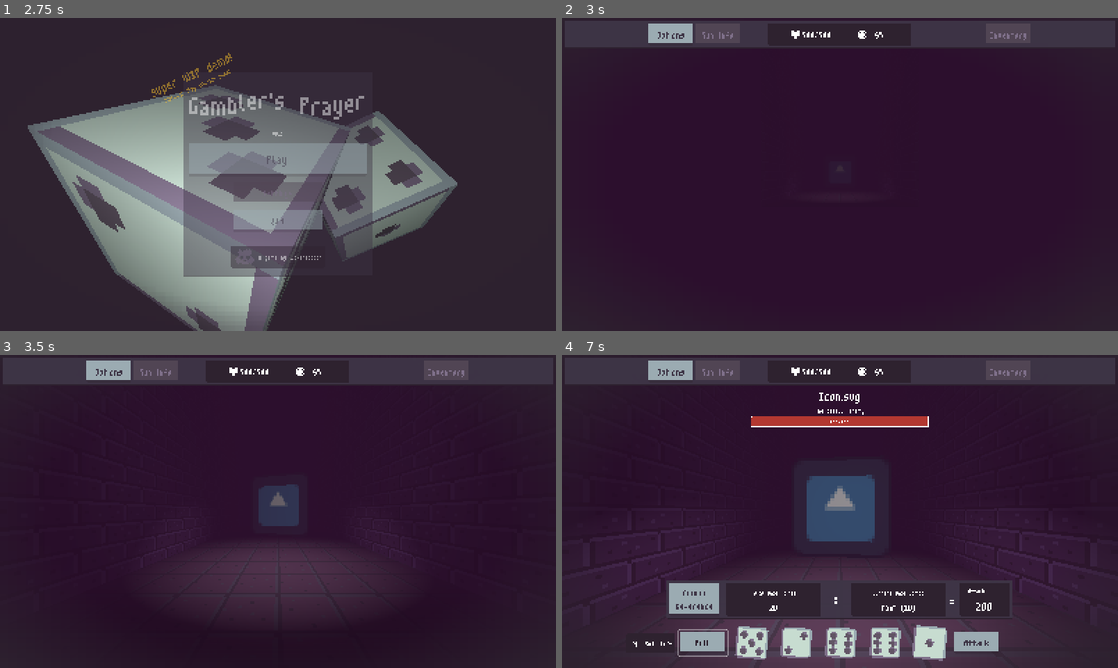
Above: before the commit, frames 1-4 (two rows, left to right).
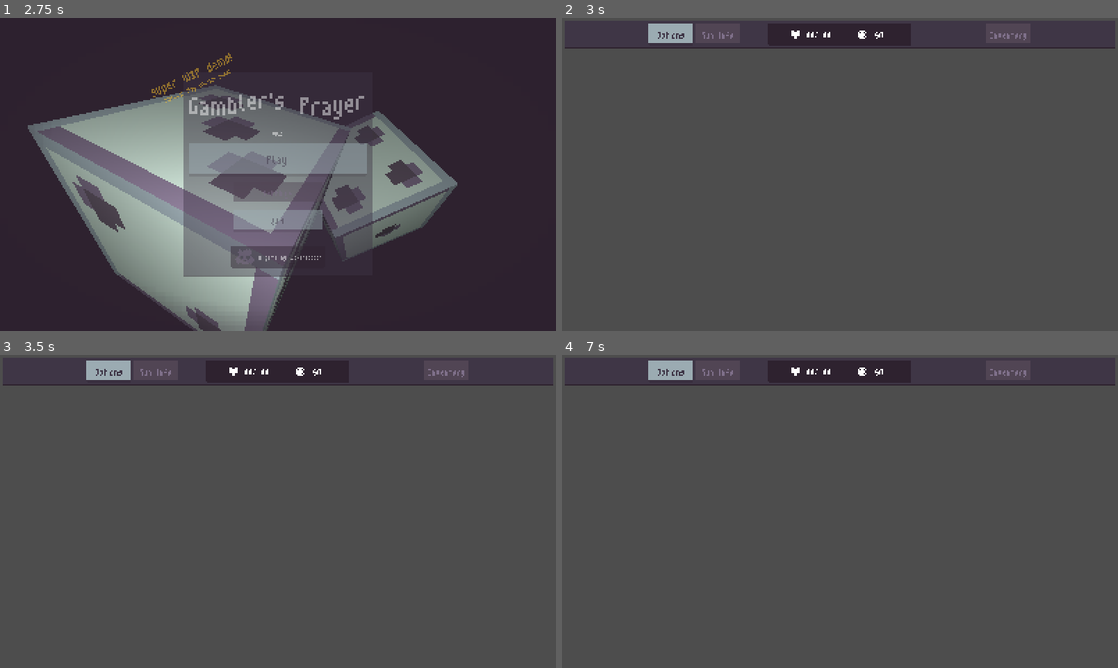
Above: after the commit, the same moments.

Repository: wokeraccoon/DiceGame
Game: Godot game, scene res://scenes/main.tscn
Same seed, same stepped clock (60 frames per second), same inputs: the game is played once before the commit and once after it. The engine's default icon, where the game draws it, is replaced by a stand-in: a white triangle on a blue panel in a dark square.
Inputs:
- Up to frame 1 (2.75 s): hold D (turn_right) 0.53-1.28 s; hold Down (ui_down) 1.28-2.03 s; hold D (turn_right) from 2.03 s (still down)
- Up to frame 2 (3 s): release D (turn_right) at 2.75 s; click "Play" at 2.75 s
- Up to frame 3 (3.5 s): no input
- Up to frame 4 (7 s): hold Up (ui_up) 3.53-4.28 s; hold A (turn_left) 4.28-5.78 s; hold Down (ui_down) 5.78-6.53 s; hold D (turn_right) from 6.53 s (still down)

Frame 1 is identical in both runs. In frame 2, 91% of the frame differs, in the area x 0-100%, y 0-100%; in frame 3, 91%; in frame 4, 87%.
Error in both runs: Cannot call method 'get_device_name' on a null value. (res://scenes/debug/debug_stats_panel.gd:14)

Commit message:
moved some files around

Diff:
--- a/gui_assets/floating_text/floating_text.tscn
+++ b/gui_assets/floating_text/floating_text.tscn
@@ -1,6 +1,6 @@
 [gd_scene load_steps=5 format=3 uid="uid://b2xw70v77e08q"]
 
-[ext_resource type="Script" uid="uid://3suvl5kwnhr8" path="res://floating_text.gd" id="1_mr7ss"]
+[ext_resource type="Script" uid="uid://3suvl5kwnhr8" path="res://gui_assets/floating_text/floating_text.gd" id="1_mr7ss"]
 
 [sub_resource type="Animation" id="Animation_mr7ss"]
 resource_name = "DEFAULT"
--- a/scenes/game/dice_calculator/dice_calculator.tscn
+++ /dev/null
@@ -1,6 +0,0 @@
-[gd_scene load_steps=2 format=3 uid="uid://b2rt1670ts75n"]
-
-[ext_resource type="Script" uid="uid://ch7cb4jryjj43" path="res://scenes/game/dice_calculator/dice_calculator.gd" id="1_6cn3r"]
-
-[node name="DiceCalculator" type="Node"]
-script = ExtResource("1_6cn3r")
--- a/scenes/game/enemy_manager/enemy_manager.tscn
+++ /dev/null
@@ -1,6 +0,0 @@
-[gd_scene load_steps=2 format=3 uid="uid://cdbe3ylrhpbku"]
-
-[ext_resource type="Script" uid="uid://bp0df1df1b26h" path="res://scenes/game/enemy_manager/enemy_manager.gd" id="1_a4a2x"]
-
-[node name="EnemyManager" type="Node"]
-script = ExtResource("1_a4a2x")
--- a/scenes/game/game_manager.gd
+++ b/scenes/game/game_manager.gd
@@ -3,9 +3,25 @@
 
 @onready var player_manager: PlayerManager = %PlayerManager
 @onready var dice_calculator: DiceCalculator = %DiceCalculator
-@onready var top_bar_ui: TopBarUI = %TopBarUI
+
 @onready var enemy_manager: EnemyManager = %EnemyManager
 @onready var battle_manager : BattleManager = %BattleManager
 
+@onready var top_bar_ui: TopBarUI = %TopBarUI
+
+@onready var battle_screen : CanvasLayer = %BattleScreen
+
+enum StageStates {
+	START_STAGE,
+	CHOOSE_PATH,
+	BATTLE,
+	SHOP_KEEPER,
+	CHEST,
+	BOSS_BATTLE,
+	FAILED_STAGE,
+	COMPLETED_STAGE
+}
+
+
 func _ready() -> void:
-	battle_manager.start_battle()
+	pass
--- a/scenes/game/game_manager.tscn
+++ b/scenes/game/game_manager.tscn
@@ -1,18 +1,17 @@
-[gd_scene load_steps=14 format=3 uid="uid://b6hkp7ydpotqs"]
+[gd_scene load_steps=13 format=3 uid="uid://b6hkp7ydpotqs"]
 
 [ext_resource type="Script" uid="uid://v54vb110se7y" path="res://scenes/game/game_manager.gd" id="1_x6pty"]
-[ext_resource type="PackedScene" uid="uid://b2rt1670ts75n" path="res://scenes/game/dice_calculator/dice_calculator.tscn" id="2_ghnn3"]
+[ext_resource type="PackedScene" uid="uid://b2rt1670ts75n" path="res://scenes/game/managers/dice_calculator/dice_calculator.tscn" id="2_ghnn3"]
 [ext_resource type="PackedScene" uid="uid://dkx41chdlblvm" path="res://scenes/game/battle_stage/battle_stage.tscn" id="3_i3nyo"]
-[ext_resource type="PackedScene" uid="uid://c8iv0aaoj855d" path="res://scenes/game/player_manager/player_manager.tscn" id="3_o5hsk"]
+[ext_resource type="PackedScene" uid="uid://c8iv0aaoj855d" path="res://scenes/game/managers/player_manager/player_manager.tscn" id="3_o5hsk"]
 [ext_resource type="PackedScene" uid="uid://tliv023b8t2y" path="res://scenes/game/battle_stage/battle_ui/player_dice_ui/player_dice_ui.tscn" id="4_g0gdj"]
 [ext_resource type="PackedScene" uid="uid://bt7hu8n4rfque" path="res://gui_assets/vignette.tscn" id="4_o5hsk"]
-[ext_resource type="PackedScene" uid="uid://cdbe3ylrhpbku" path="res://scenes/game/enemy_manager/enemy_manager.tscn" id="4_wap17"]
+[ext_resource type="PackedScene" uid="uid://cdbe3ylrhpbku" path="res://scenes/game/managers/enemy_manager/enemy_manager.tscn" id="4_wap17"]
 [ext_resource type="Resource" uid="uid://bla561aa14rfg" path="res://enemies/icon.tres" id="5_0vd8f"]
-[ext_resource type="Script" uid="uid://cfq66dvtr34an" path="res://scenes/game/battle_manager.gd" id="6_iorb4"]
+[ext_resource type="Script" uid="uid://cfq66dvtr34an" path="res://scenes/game/managers/battle_manager.gd" id="6_iorb4"]
 [ext_resource type="PackedScene" uid="uid://cv7a1erym7ml7" path="res://scenes/game/top_bar_ui/top_bar_ui.tscn" id="6_u5ytd"]
 [ext_resource type="PackedScene" uid="uid://dsqqw522ht8gh" path="res://scenes/game/battle_stage/battle_ui/enemy_info_ui.tscn" id="7_ok4xb"]
 [ext_resource type="PackedScene" uid="uid://o0mlkxh53i6j" path="res://scenes/game/battle_stage/battle_ui/enemy_dice_ui.tscn" id="10_0vd8f"]
-[ext_resource type="PackedScene" uid="uid://dot1vnet30eiv" path="res://scenes/game/run_info_menu/run_info_menu.tscn" id="12_n85hw"]
 
 [node name="GameManager" type="Node2D"]
 script = ExtResource("1_x6pty")
@@ -28,6 +27,8 @@
 enemy_resource = ExtResource("5_0vd8f")
 
 [node name="BattleScreen" type="CanvasLayer" parent="."]
+unique_name_in_owner = true
+visible = false
 
 [node name="BattleManager" type="Node" parent="BattleScreen"]
 unique_name_in_owner = true
@@ -62,7 +63,7 @@
 [node name="SubViewport" type="SubViewport" parent="BattleScreen/DungeonScreen/SubViewportContainer"]
 handle_input_locally = false
 size = Vector2i(320, 180)
-render_target_update_mode = 4
+render_target_update_mode = 0
 
 [node name="BattleStage" parent="BattleScreen/DungeonScreen/SubViewportContainer/SubViewport" instance=ExtResource("3_i3nyo")]
 unique_name_in_owner = true
@@ -97,13 +98,6 @@
 [node name="TopBarUI" parent="InfoBar" instance=ExtResource("6_u5ytd")]
 unique_name_in_owner = true
 
-[node name="RunInfoMenu" type="CanvasLayer" parent="."]
-visible = false
-
-[node name="RunInfoMenu" parent="RunInfoMenu" instance=ExtResource("12_n85hw")]
-
-[node name="InventoryMenu" type="CanvasLayer" parent="."]
-
 [connection signal="battle_ready" from="BattleScreen/DungeonScreen/SubViewportContainer/SubViewport/BattleStage" to="BattleScreen/BattleManager" method="_on_battle_stage_battle_ready"]
 [connection signal="enemy_attacked" from="BattleScreen/DungeonScreen/SubViewportContainer/SubViewport/BattleStage" to="BattleScreen/BattleManager" method="_on_battle_stage_enemy_attacked"]
 [connection signal="enemy_died" from="BattleScreen/DungeonScreen/SubViewportContainer/SubViewport/BattleStage" to="BattleScreen/BattleManager" method="_on_battle_stage_enemy_died"]
--- a/scenes/game/battle_manager.gd
+++ b/scenes/game/managers/battle_manager.gd
@@ -29,7 +29,7 @@
 var player_attack_score : int = 0
 var enemy_attack_score : int = 0
 
-
+signal battle_over
 
 func start_battle() -> void:
 	_change_state(GameStates.START)
--- /dev/null
+++ b/scenes/game/managers/dice_calculator/dice_calculator.tscn
@@ -0,0 +1,6 @@
+[gd_scene load_steps=2 format=3 uid="uid://b2rt1670ts75n"]
+
+[ext_resource type="Script" uid="uid://ch7cb4jryjj43" path="res://scenes/game/managers/dice_calculator/dice_calculator.gd" id="1_6cn3r"]
+
+[node name="DiceCalculator" type="Node"]
+script = ExtResource("1_6cn3r")
--- /dev/null
+++ b/scenes/game/managers/enemy_manager/enemy_manager.tscn
@@ -0,0 +1,6 @@
+[gd_scene load_steps=2 format=3 uid="uid://cdbe3ylrhpbku"]
+
+[ext_resource type="Script" uid="uid://bp0df1df1b26h" path="res://scenes/game/managers/enemy_manager/enemy_manager.gd" id="1_a4a2x"]
+
+[node name="EnemyManager" type="Node"]
+script = ExtResource("1_a4a2x")
--- /dev/null
+++ b/scenes/game/managers/player_manager/player_manager.tscn
@@ -0,0 +1,6 @@
+[gd_scene load_steps=2 format=3 uid="uid://c8iv0aaoj855d"]
+
+[ext_resource type="Script" uid="uid://1iwrqlxwh3km" path="res://scenes/game/managers/player_manager/player_manager.gd" id="1_50onr"]
+
+[node name="PlayerManager" type="Node"]
+script = ExtResource("1_50onr")
--- a/scenes/game/player_manager/player_manager.tscn
+++ /dev/null
@@ -1,6 +0,0 @@
-[gd_scene load_steps=2 format=3 uid="uid://c8iv0aaoj855d"]
-
-[ext_resource type="Script" uid="uid://1iwrqlxwh3km" path="res://scenes/game/player_manager/player_manager.gd" id="1_50onr"]
-
-[node name="PlayerManager" type="Node"]
-script = ExtResource("1_50onr")
Renamed: floating_text.gd -> gui_assets/floating_text/floating_text.gd
Renamed: floating_text.gd.uid -> gui_assets/floating_text/floating_text.gd.uid
Renamed: scenes/game/battle_manager.gd.uid -> scenes/game/managers/battle_manager.gd.uid
Renamed: scenes/game/dice_calculator/dice_calculator.gd -> scenes/game/managers/dice_calculator/dice_calculator.gd
Renamed: scenes/game/dice_calculator/dice_calculator.gd.uid -> scenes/game/managers/dice_calculator/dice_calculator.gd.uid
Renamed: scenes/game/enemy_manager/enemy_manager.gd -> scenes/game/managers/enemy_manager/enemy_manager.gd
Renamed: scenes/game/enemy_manager/enemy_manager.gd.uid -> scenes/game/managers/enemy_manager/enemy_manager.gd.uid
Renamed: scenes/game/player_manager/player_manager.gd -> scenes/game/managers/player_manager/player_manager.gd
Renamed: scenes/game/player_manager/player_manager.gd.uid -> scenes/game/managers/player_manager/player_manager.gd.uid
